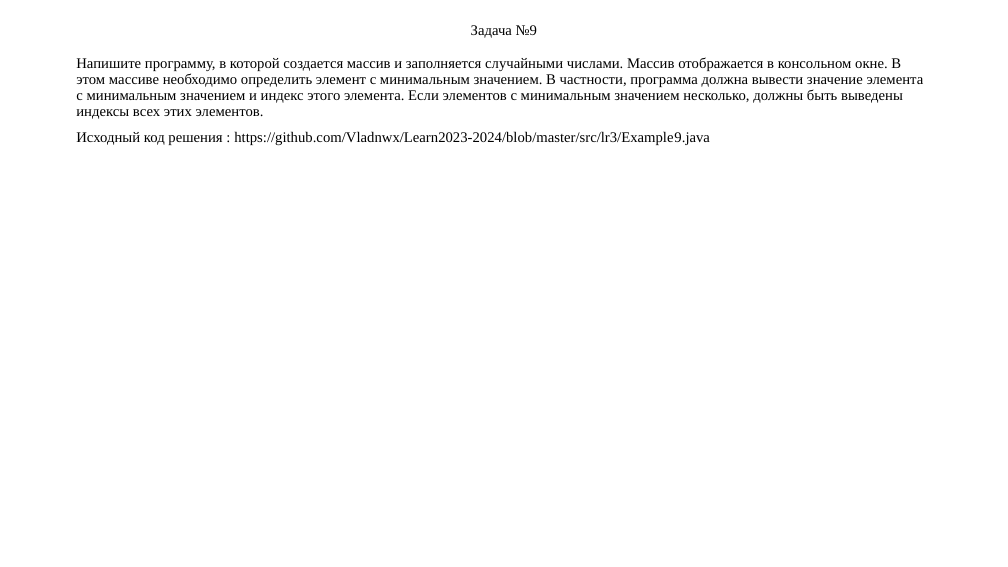
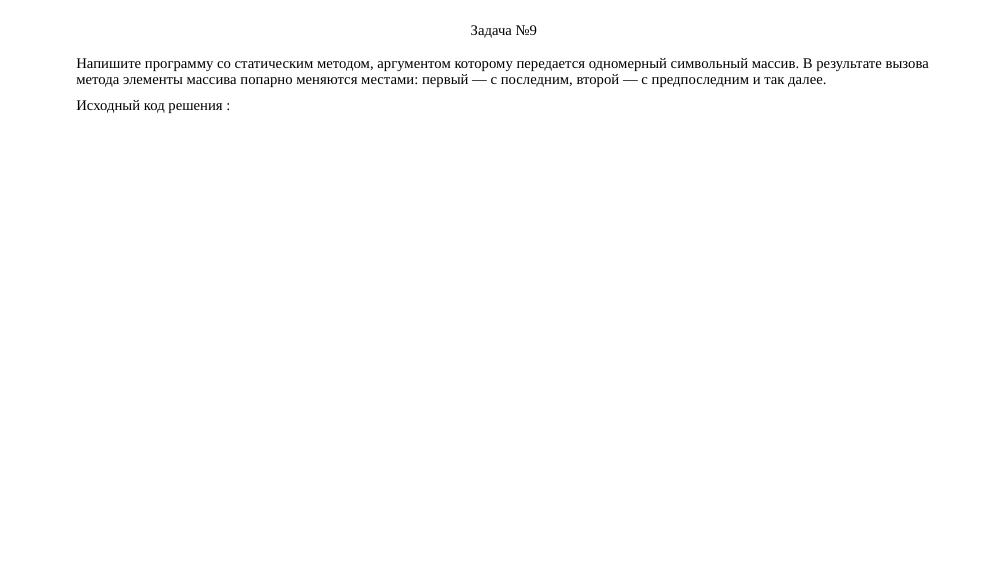
Before and after one commit to Vladnwx/Learn2023-2024, a slide deck: slide 11 of src/lr6/РИЗ-130916у Савельев В.Н. Отчет о выполнении ЛР6.pptx. Drawn at 1008x567 pixels with LibreOffice and Linux fonts; fonts in the diff are those of the drawing. Boxes give left, top, right and bottom in pixels: in the first picture for what was removed or moved away, otherwise in the second. Text is boxed around its words. In the diff, an @@ line names an element or a change of style, - is before the commit and + after.

```diff
--- a/src/lr6/РИЗ-130916у Савельев В.Н. Отчет о выполнении ЛР6.pptx
+++ b/src/lr6/РИЗ-130916у Савельев В.Н. Отчет о выполнении ЛР6.pptx
@@ text at bbox=[76, 58, 929, 113]: text changed @@
-Напишите программу, в которой создается массив и заполняется случайными числами. Массив отображается в консольном окне. В этом массиве необходимо определить элемент с минимальным значением. В частности, программа должна вывести значение элемента с минимальным значением и индекс этого элемента. Если элементов с минимальным значением несколько, должны быть выведены индексы всех этих элементов.
-Исходный код решения : https://github.com/Vladnwx/Learn2023-2024/blob/master/src/lr3/Example9.java
+Напишите программу со статическим методом, аргументом которому передается одномерный символьный массив. В результате вызова метода элементы массива попарно меняются местами: первый — с последним, второй — с предпоследним и так далее.
+Исходный код решения :
```
Also in this commit, not shown: 12 other slides changed, 2 other files.
